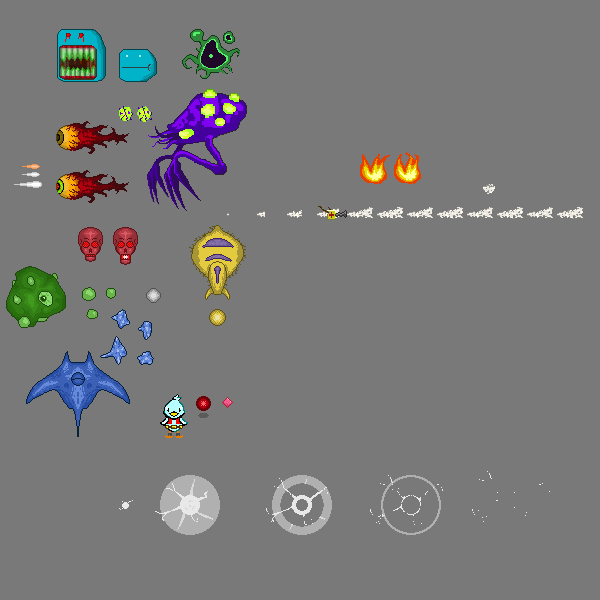
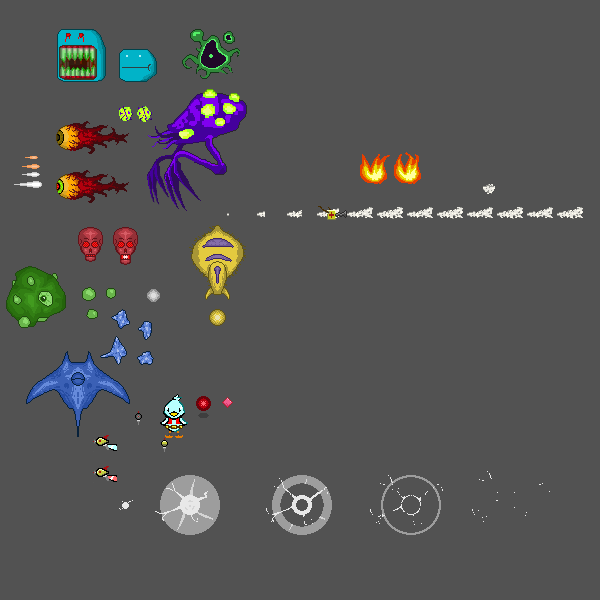
Layer changes from the first 600 × 600 image to the second:
painted on "proj" over <box>25,156,38,159</box>
painted on "mobs" over <box>93,411,168,483</box>
added layer "BG gray 2" above "BG gray" over <box>0,0,600,600</box>
